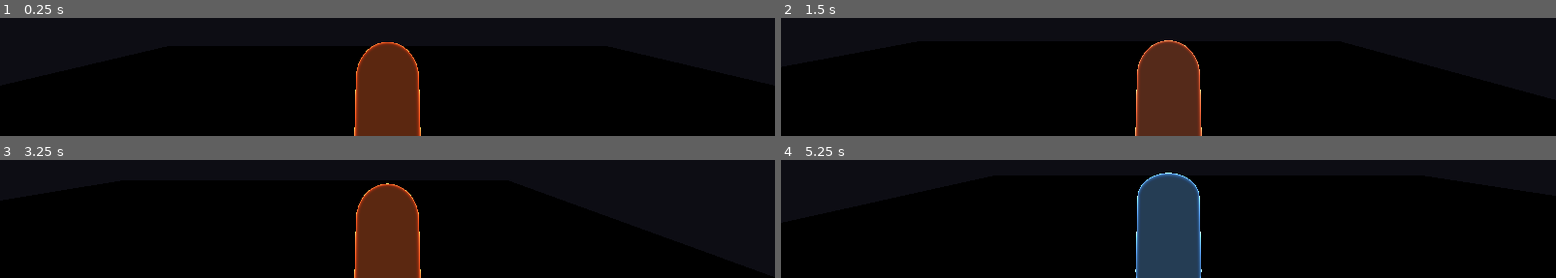
Above: before the commit, frames 1-4 (two rows, left to right).
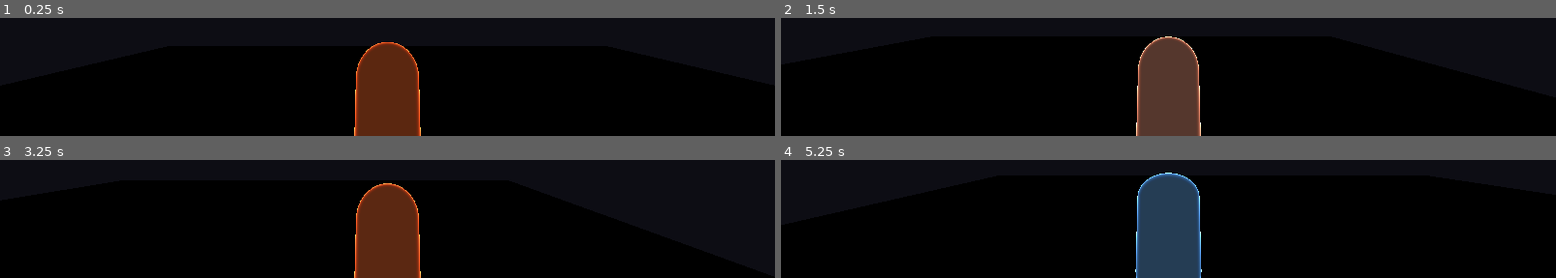
Above: after the commit, the same moments.

Repository: rickscode/Breach-Demo
Game: Godot game, scene res://scenes/levels/test_arena.tscn
Same seed, same stepped clock (60 frames per second), same inputs: the game is played once before the commit and once after it.
Inputs:
- Up to frame 1 (0.25 s): no input
- Up to frame 2 (1.5 s): tap Enter at 0.5 s; hold D (move_right) 0.53-1.28 s; hold C (crouch) 0.53-1.28 s; hold S (move_backward) from 1.28 s (still down); tap Z (sprint, bound only after the commit) at 1.35 s
- Up to frame 3 (3.25 s): tap Space at 2 s; release S (move_backward) at 2.03 s; hold D (move_right) 2.03-2.78 s; hold C (crouch) 2.03-2.78 s; hold W (move_forward) from 2.78 s (still down); tap Z (sprint, bound only after the commit) at 2.85 s
- Up to frame 4 (5.25 s): tap Enter at 3.5 s; release W (move_forward) at 3.53 s; hold C (crouch) 3.53-4.28 s; hold A (move_left) 3.53-5.03 s; tap Z (sprint, bound only after the commit) at 4.35 s; hold S (move_backward) from 5.03 s (still down); hold C (crouch) from 5.03 s (still down)

The runs differ from the first frame. In frame 2, 0.9% of the frame differs, in the area x 45-55%, y 15-100%; in frame 3, less than 0.1%; in frame 4, less than 0.1%.

Commit message:
godot changes

Diff:
--- a/project.godot
+++ b/project.godot
@@ -42,7 +42,7 @@
 }
 sprint={
 "deadzone": 0.2,
-"events": [Object(InputEventKey,"resource_local_to_scene":fa …(140 unchanged characters)… d":false,"keycode":0,"physical_keycode":16777237,"key_label":0,"unicode":0,"location":0,"echo":false,"script":null)
+"events": [Object(InputEventKey,"resource_local_to_scene":fa …(140 unchanged characters)… d":false,"keycode":0,"physical_keycode":90,"key_label":0,"unicode":122,"location":0,"echo":false,"script":null)
 ]
 }
 crouch={
--- a/scenes/levels/test_arena.tscn
+++ b/scenes/levels/test_arena.tscn
@@ -1,4 +1,4 @@
-[gd_scene load_steps=5 format=3]
+[gd_scene format=3 uid="uid://c52dlm6pfj24p"]
 
 [ext_resource type="PackedScene" path="res://scenes/characters/ash.tscn" id="1"]
 
@@ -8,25 +8,25 @@
 
 [sub_resource type="StandardMaterial3D" id="StandardMaterial3D_1"]
 albedo_color = Color(0.07, 0.09, 0.13, 1)
+metallic = 0.05
 roughness = 0.95
-metallic = 0.05
 
-[node name="TestArena" type="Node3D"]
+[node name="TestArena" type="Node3D" unique_id=695314204]
 
-[node name="DirectionalLight3D" type="DirectionalLight3D" parent="."]
+[node name="DirectionalLight3D" type="DirectionalLight3D" parent="." unique_id=1208844037]
 transform = Transform3D(0.707107, 0.353553, 0.612372, 0, 0.866025, -0.5, -0.707107, 0.353553, 0.612372, 0, 6, 0)
 light_energy = 4.0
 shadow_enabled = true
 shadow_bias = 0.04
 
-[node name="WorldEnvironment" type="WorldEnvironment" parent="."]
+[node name="WorldEnvironment" type="WorldEnvironment" parent="." unique_id=1272430819]
 environment = SubResource("Environment_1")
 
-[node name="Floor" type="CSGBox3D" parent="."]
-size = Vector3(20, 1, 20)
+[node name="Floor" type="CSGBox3D" parent="." unique_id=737840823]
 transform = Transform3D(1, 0, 0, 0, 1, 0, 0, 0, 1, 0, -0.5, 0)
 use_collision = true
+size = Vector3(20, 1, 20)
 material = SubResource("StandardMaterial3D_1")
 
-[node name="Ash" parent="." instance=ExtResource("1")]
-transform = Transform3D(1, 0, 0, 0, 1, 0, 0, 0, 1, 0, 1, 0)
+[node name="Ash" parent="." unique_id=1763255941 instance=ExtResource("1")]
+transform = Transform3D(1, 0, 0, 0, 1, 0, 0, 0, 1, -0.007148862, 1, 0.0039274693)
